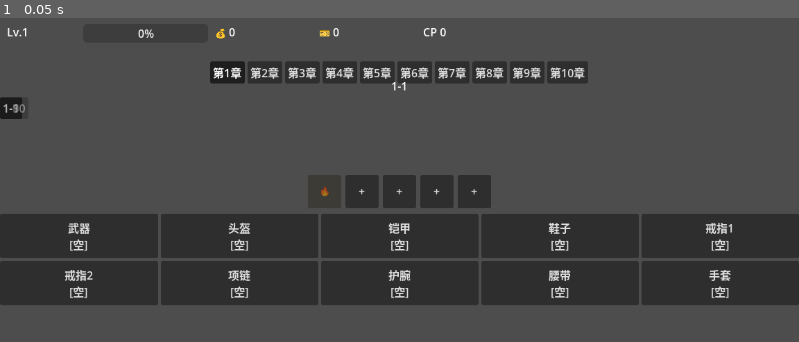
Above: before the commit, frame 1.
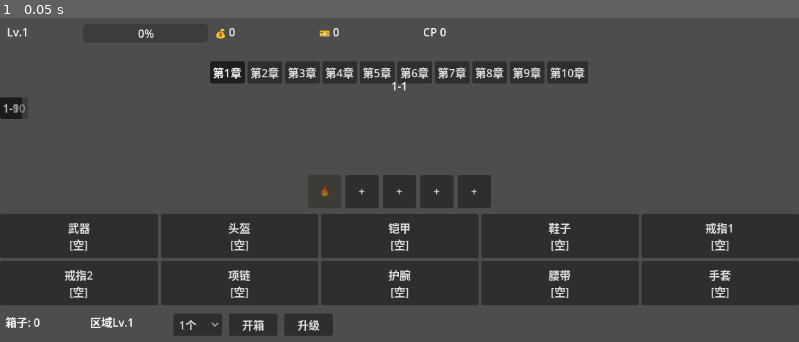
Above: after the commit, the same moment.

Repository: intyouss/adventure-game
Game: Godot game, scene res://scenes/main/main_scene.tscn
The game is run twice, just before and just after one commit, with the same random seed, the same clock (stepped at 60 frames per second) and the same inputs. This scene is started directly instead of the project's main scene.
Inputs:
- Up to frame 1 (0.05 s): no input

The runs differ from the first frame. In frame 1, 1.3% of the frame differs, in the area x 0-42%, y 91-99%.
Error in both runs: Invalid access to property or key 'skill_updated' on a base object of type 'Node (event_bus.gd)'. (res://scenes/main/battle_area.gd:20)

Commit message:
feat: chest area with equipment comparison popup

Diff:
--- /dev/null
+++ b/client/scenes/main/chest_area.gd
@@ -0,0 +1,112 @@
+extends Control
+
+@onready var chest_count_label = $ChestCount
+@onready var zone_label = $ZoneLabel
+@onready var open_btn = $OpenBtn
+@onready var upgrade_btn = $UpgradeBtn
+@onready var quantity_selector = $QuantitySelector
+@onready var compare_popup = $ComparePopup
+@onready var new_item_stats = $ComparePopup/NewItemStats
+@onready var current_item_stats = $ComparePopup/CurrentItemStats
+@onready var keep_btn = $ComparePopup/KeepBtn
+@onready var replace_btn = $ComparePopup/ReplaceBtn
+
+var _selected_count: int = 1
+var _pending_drop: Dictionary = {}
+
+func _ready():
+	open_btn.pressed.connect(_open_chest)
+	upgrade_btn.pressed.connect(_upgrade_zone)
+	quantity_selector.add_item("1个")
+	quantity_selector.add_item("5个")
+	quantity_selector.add_item("10个")
+	quantity_selector.add_item("全部")
+	quantity_selector.item_selected.connect(func(idx):
+		match idx:
+			0: _selected_count = 1
+			1: _selected_count = 5
+			2: _selected_count = 10
+			3: _selected_count = PlayerState.chest_count
+	)
+	quantity_selector.select(0)
+	keep_btn.pressed.connect(_on_keep)
+	replace_btn.pressed.connect(_on_replace)
+	compare_popup.visible = false
+	_refresh()
+
+func _refresh():
+	await PlayerState.load_chest_info()
+	chest_count_label.text = "箱子: %d" % PlayerState.chest_count
+	zone_label.text = "区域Lv.%d" % PlayerState.zone_level
+
+func _open_chest():
+	var count = min(_selected_count, PlayerState.chest_count)
+	if count < 1:
+		return
+	var res = await NetworkManager.request("POST", "/api/chest/open", {"count": count})
+	if res.code == 0:
+		var results = res.data.get("results", [])
+		if results.size() > 0:
+			_show_compare_popup(results[0])
+		await PlayerState.load_all()
+		_refresh()
+
+func _show_compare_popup(item: Dictionary):
+	_pending_drop = item
+	var model = EquipmentModel.new().from_dict(item)
+	var slot = item.get("slot", "weapon")
+	new_item_stats.text = "🎁 %s · %s\nATK:%d  DEF:%d  HP:%d" % [
+		EquipmentModel.SLOT_NAMES.get(slot, slot),
+		model.get_quality_name(),
+		item.get("atk", 0), item.get("def", 0), item.get("hp", 0)
+	]
+
+	var equipped_uid = PlayerState.equipped.get(slot, "")
+	if equipped_uid != "" and equipped_uid != null:
+		var eq_item = _find_item(equipped_uid)
+		if not eq_item.is_empty():
+			var eq_model = EquipmentModel.new().from_dict(eq_item)
+			current_item_stats.text = "当前: %s · %s\nATK:%d  DEF:%d  HP:%d" % [
+				EquipmentModel.SLOT_NAMES.get(slot, slot),
+				eq_model.get_quality_name(),
+				eq_item.get("atk", 0), eq_item.get("def", 0), eq_item.get("hp", 0)
+			]
+			keep_btn.visible = true
+			replace_btn.text = "替换新装备"
+		else:
+			current_item_stats.text = "当前: [空]"
+			keep_btn.visible = false
+			replace_btn.text = "装备"
+	else:
+		current_item_stats.text = "当前: [空]"
+		keep_btn.visible = false
+		replace_btn.text = "装备"
+	compare_popup.visible = true
+
+func _on_keep():
+	var uid = _pending_drop.get("uid", _pending_drop.get("id", ""))
+	if uid != "":
+		await NetworkManager.request("POST", "/api/equipment/decompose", {"item_uids": [uid]})
+	compare_popup.visible = false
+	_pending_drop = {}
+	EventBus.inventory_changed.emit()
+
+func _on_replace():
+	var item_uid = _pending_drop.get("uid", _pending_drop.get("id", ""))
+	var slot = _pending_drop.get("slot", "weapon")
+	await NetworkManager.request("POST", "/api/equipment/equip", {"item_uid": item_uid, "slot": slot})
+	await PlayerState.load_equipment()
+	compare_popup.visible = false
+	_pending_drop = {}
+	EventBus.inventory_changed.emit()
+
+func _upgrade_zone():
+	var res = await NetworkManager.request("POST", "/api/chest/upgrade_zone")
+	if res.code == 0:
+		await _refresh()
+
+func _find_item(uid: String) -> Dictionary:
+	for item in PlayerState.equipment_inventory:
+		if item.get("uid", item.get("id", "")) == uid:
+			return item
+	return {}
--- a/client/scenes/main/main_scene.tscn
+++ b/client/scenes/main/main_scene.tscn
@@ -7,6 +7,7 @@
 [ext_resource type="Script" path="res://scenes/main/battle_area.gd" id="3_battle_area"]
 
 [ext_resource type="Script" path="res://scenes/main/equipment_area.gd" id="4_equipment_area"]
+[ext_resource type="Script" path="res://scenes/main/chest_area.gd" id="5_chest_area"]
 
 [node name="Main" type="Control"]
 layout_mode = 3
@@ -206,11 +207,100 @@
 
 [node name="ChestArea" type="Control" parent="."]
 layout_mode = 1
-anchor_left = 0.0
-anchor_top = 0.0
-anchor_right = 1.0
 offset_top = 420.0
 offset_bottom = 470.0
+offset_right = 1152.0
+script = ExtResource("5_chest_area")
+
+[node name="ChestCount" type="Label" parent="ChestArea"]
+layout_mode = 0
+offset_left = 8.0
+offset_top = 8.0
+offset_right = 120.0
+offset_bottom = 34.0
+text = "箱子: 0"
+
+[node name="ZoneLabel" type="Label" parent="ChestArea"]
+layout_mode = 0
+offset_left = 130.0
+offset_top = 8.0
+offset_right = 240.0
+offset_bottom = 34.0
+text = "区域Lv.1"
+
+[node name="QuantitySelector" type="OptionButton" parent="ChestArea"]
+layout_mode = 0
+offset_left = 250.0
+offset_top = 8.0
+offset_right = 320.0
+offset_bottom = 34.0
+
+[node name="OpenBtn" type="Button" parent="ChestArea"]
+layout_mode = 0
+offset_left = 330.0
+offset_top = 8.0
+offset_right = 400.0
+offset_bottom = 34.0
+text = "开箱"
+
+[node name="UpgradeBtn" type="Button" parent="ChestArea"]
+layout_mode = 0
+offset_left = 410.0
+offset_top = 8.0
+offset_right = 480.0
+offset_bottom = 34.0
+text = "升级"
+
+[node name="ComparePopup" type="Panel" parent="ChestArea"]
+layout_mode = 1
+anchors_preset = 8
+anchor_left = 0.5
+anchor_top = 0.5
+anchor_right = 0.5
+anchor_bottom = 0.5
+offset_left = -150.0
+offset_top = -120.0
+offset_right = 150.0
+offset_bottom = 120.0
+visible = false
+
+[node name="Title" type="Label" parent="ChestArea/ComparePopup"]
+layout_mode = 0
+offset_left = 8.0
+offset_top = 8.0
+offset_right = 292.0
+offset_bottom = 30.0
+text = "获得装备"
+
+[node name="NewItemStats" type="Label" parent="ChestArea/ComparePopup"]
+layout_mode = 0
+offset_left = 8.0
+offset_top = 34.0
+offset_right = 292.0
+offset_bottom = 110.0
+
+[node name="CurrentItemStats" type="Label" parent="ChestArea/ComparePopup"]
+layout_mode = 0
+offset_left = 8.0
+offset_top = 114.0
+offset_right = 292.0
+offset_bottom = 170.0
+
+[node name="KeepBtn" type="Button" parent="ChestArea/ComparePopup"]
+layout_mode = 0
+offset_left = 8.0
+offset_top = 178.0
+offset_right = 142.0
+offset_bottom = 210.0
+text = "保留原装备"
+
+[node name="ReplaceBtn" type="Button" parent="ChestArea/ComparePopup"]
+layout_mode = 0
+offset_left = 158.0
+offset_top = 178.0
+offset_right = 292.0
+offset_bottom = 210.0
+text = "替换新装备"
 
 [node name="BottomButtonRow" type="Control" parent="."]
 layout_mode = 1
Not shown: 1 places in client/scenes/main/main_scene.tscn that only renumber resources
